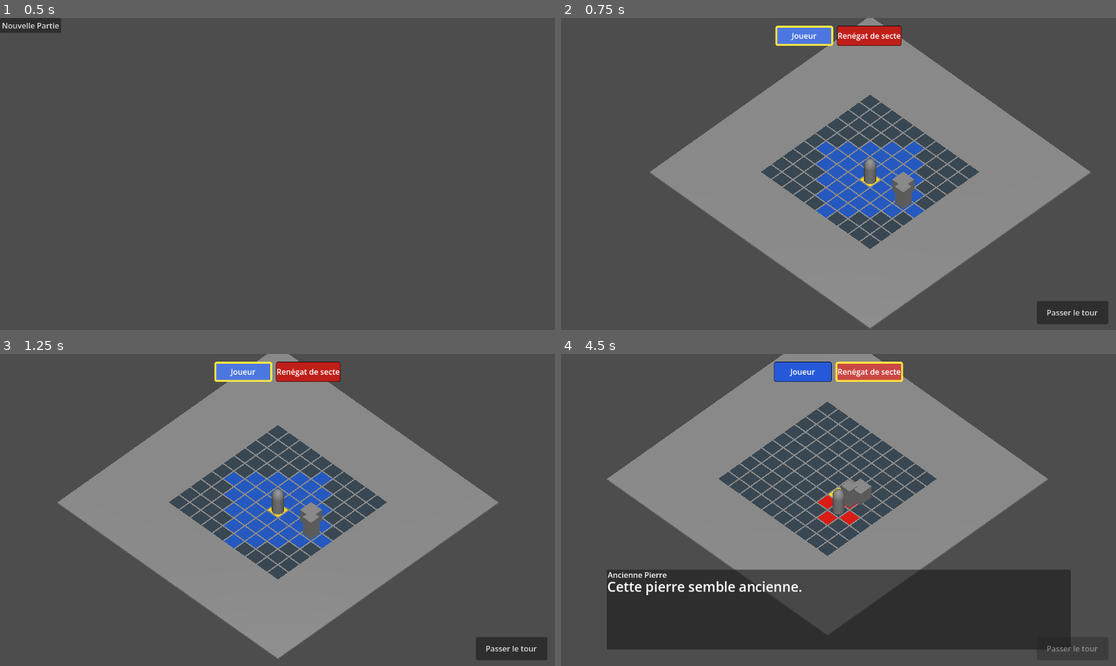
Above: before the commit, frames 1-4 (two rows, left to right).
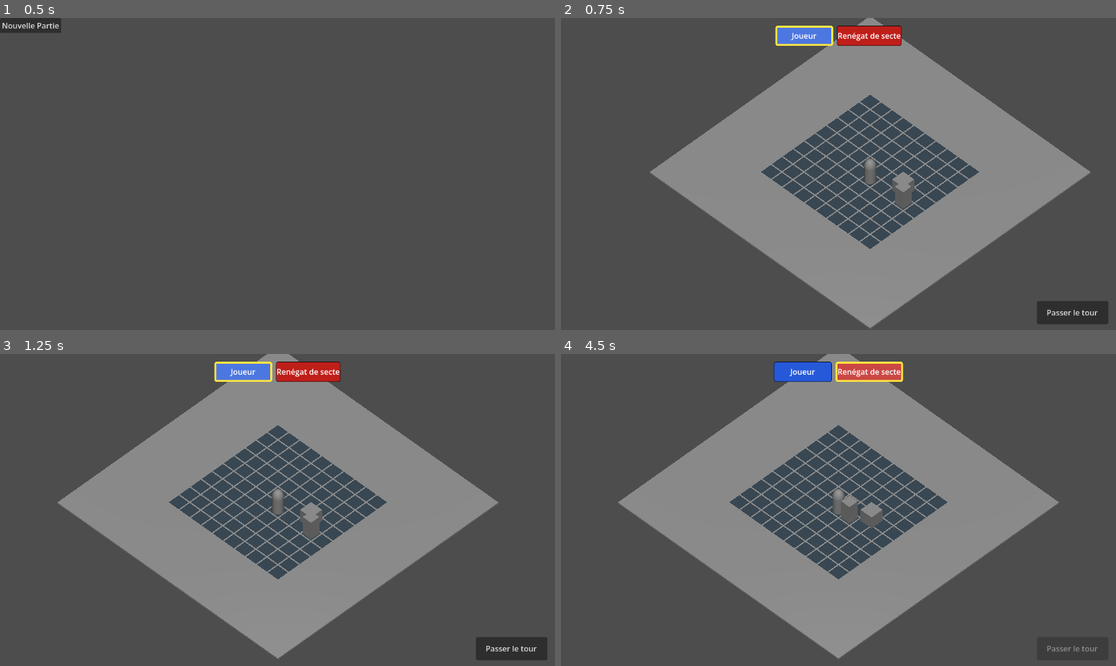
Above: after the commit, the same moments.

Repository: sillpct/lagoutte
Game: Godot game, scene res://scenes/main/main.tscn
Two runs of this game, one before a commit and one after it. Both use one fixed random seed, a clock stepped at 60 frames per second and the inputs below.
Inputs (mouse positions are in pixels of both pictures, inside the frame that each line leads up to):
- Up to frame 1 (0.5 s): no input
- Up to frame 2 (0.75 s): click "Nouvelle Partie" at 0.5 s
- Up to frame 3 (1.25 s): no input
- Up to frame 4 (4.5 s): tap Enter (ui_accept) at 1.25, 1.52, 1.82, 2.27, 2.3, 2.57, 3.77, 4.07 s; move the mouse to (960, 494) at 1.27 s; hold Right (ui_right) 1.28-2.03 s; hold A (toggle_attack_mode) 1.28-2.03 s; click (960, 494) at 1.42 s; tap M (toggle_movement_mode, bound only after the commit) at 1.55, 2.1, 3.8 s; move the mouse to (727, 525) at 2.02 s; hold Down (ui_down) 2.03-2.78 s; click (727, 525) at 2.17 s; move the mouse to (894, 441) at 2.77 s; hold Right (ui_right) 2.78-3.53 s; hold Enter (ui_accept) 2.78-3.53 s; click (894, 441) at 2.92 s; tap A (toggle_attack_mode) at 3.05 s; move the mouse to (810, 572) at 3.52 s; hold Up (ui_up) 3.53-4.28 s; tap T (end_turn) at 3.6 s; click (810, 572) at 3.67 s; move the mouse to (1005, 556) at 4.27 s; hold Left (ui_left) from 4.28 s (still down); hold E (interact) from 4.28 s (still down); click (1005, 556) at 4.42 s

Frame 1 is identical in both runs. In frame 2, 2.9% of the frame differs, in the area x 45-66%, y 39-65%; in frame 3, 2.9%; in frame 4, 33%, in the area x 8-92%, y 0-98%.

Commit message:
feat: modes de combat explicites (neutre / déplacement / attaque)

Diff:
--- a/project.godot
+++ b/project.godot
@@ -38,6 +38,11 @@
 "events": [Object(InputEventKey,"resource_local_to_scene":false,"resource_name":"","device":0,"window_id":0,"alt_presse …(189 unchanged characters)…
 ]
 }
+toggle_movement_mode={
+"deadzone": 0.2,
+"events": [Object(InputEventKey,"resource_local_to_scene":false,"resource_name":"","device":0,"window_id":0,"alt_pressed":false,"shift_pressed":false,"ctrl_pressed":false,"meta_pressed":false,"pressed":false,"keycode":77,"physical_keycode":0,"key_label":0,"unicode":0,"location":0,"echo":false,"script":null)
+]
+}
 
 [physics]
 
--- a/scenes/combat/combat_attack.gd
+++ b/scenes/combat/combat_attack.gd
@@ -11,7 +11,6 @@
 @export var combat_movement: CombatMovement
 @export var active_unit: Node3D
 
-var _attack_mode_active := false
 var _attack_cells: Array[Vector2i] = []
 var _event_bus = null
 
@@ -29,11 +28,11 @@
 		return
 
 	if event.is_action_pressed("toggle_attack_mode"):
-		set_attack_mode_active(not _attack_mode_active)
+		combat_movement.toggle_attack_mode()
 		get_viewport().set_input_as_handled()
 		return
 
-	if not _attack_mode_active:
+	if not is_attack_mode_active():
 		return
 
 	if event is InputEventMouseButton:
@@ -46,20 +45,11 @@
 		get_viewport().set_input_as_handled()
 
 func is_attack_mode_active() -> bool:
-	return _attack_mode_active
-
-func set_attack_mode_active(is_active: bool) -> void:
-	_attack_mode_active = is_active
-	if _attack_mode_active:
-		_refresh_attack_cells()
-		print("Mode attaque : actif")
-	else:
-		print("Mode attaque : inactif")
-		combat_movement._refresh_reachable_cells()
+	return combat_movement != null and combat_movement.is_attack_mode_active()
 
 func try_attack_selected_cell() -> void:
 	if try_attack(active_unit, combat_movement.cursor_cell):
-		set_attack_mode_active(false)
+		combat_movement.set_neutral_mode()
 
 func try_attack(attacker: Node3D, target_cell: Vector2i) -> bool:
 	if combat_manager.get_current_unit() != attacker:
@@ -130,7 +120,7 @@
 func get_attack_cells() -> Array[Vector2i]:
 	return get_attack_cells_for(active_unit)
 
-func _refresh_attack_cells() -> void:
+func refresh_attack_cells() -> void:
 	_attack_cells = get_attack_cells()
 	print("Cases d'attaque : ", _attack_cells)
 	refresh_attack_display()
@@ -146,6 +136,6 @@
 	grid.set_cell_color(combat_movement.cursor_cell.x, combat_movement.cursor_cell.y, CURSOR_CELL_COLOR)
 
 func _on_turn_started(unit: Node) -> void:
-	if unit != active_unit or not _attack_mode_active:
+	if unit != active_unit or not is_attack_mode_active():
 		return
-	_refresh_attack_cells()
+	refresh_attack_cells()
--- a/scenes/combat/combat_movement.gd
+++ b/scenes/combat/combat_movement.gd
@@ -1,5 +1,11 @@
 class_name CombatMovement
 extends Node
+
+enum PlayerCombatMode {
+	NEUTRAL,
+	MOVEMENT,
+	ATTACK,
+}
 
 const START_CELL := Vector2i(5, 5)
 const NORMAL_CELL_COLOR := Color(0.22, 0.28, 0.32)
@@ -12,6 +18,7 @@
 @export var combat_attack: Node
 
 var cursor_cell := START_CELL
+var current_mode := PlayerCombatMode.NEUTRAL
 var _reachable_cells: Array[Vector2i] = []
 var _event_bus = null
 
@@ -31,7 +38,7 @@
 		return
 
 	cursor_cell = START_CELL
-	_refresh_reachable_cells()
+	set_combat_mode(PlayerCombatMode.NEUTRAL)
 	print(
 		"Case (5, 5) — occupant : ", grid.get_occupant(5, 5),
 		" | libre : ", grid.is_cell_free(5, 5)
@@ -47,11 +54,16 @@
 	if event is InputEventMouseButton:
 		if event.button_index == MOUSE_BUTTON_LEFT and event.pressed:
 			_update_cursor_from_mouse(event.position)
-			if is_attack_mode_active():
+			if is_attack_mode_active() or is_neutral_mode_active():
 				return
 			_try_move_to_cursor()
 			get_viewport().set_input_as_handled()
 			return
+
+	if event.is_action_pressed("toggle_movement_mode"):
+		toggle_movement_mode()
+		get_viewport().set_input_as_handled()
+		return
 
 	var cursor_delta := Vector2i.ZERO
 	if event.is_action_pressed("ui_up"):
@@ -63,13 +75,15 @@
 	elif event.is_action_pressed("ui_right"):
 		cursor_delta.x += 1
 	elif event.is_action_pressed("ui_accept"):
-		if is_attack_mode_active():
+		if is_attack_mode_active() or is_neutral_mode_active():
 			return
 		_try_move_to_cursor()
 		get_viewport().set_input_as_handled()
 		return
 
 	if cursor_delta == Vector2i.ZERO:
+		return
+	if is_neutral_mode_active():
 		return
 
 	_move_cursor(cursor_delta)
@@ -163,16 +177,18 @@
 	print("Cases atteignables : ", _reachable_cells)
 	_refresh_display()
 
-func _on_turn_started(unit: Node) -> void:
-	if unit != active_unit:
-		return
-	_refresh_reachable_cells()
+func _on_turn_started(_unit: Node) -> void:
+	set_combat_mode(PlayerCombatMode.NEUTRAL)
 
 func _refresh_display() -> void:
 	if is_attack_mode_active():
 		combat_attack.refresh_attack_display()
 		return
 
+	if is_neutral_mode_active():
+		_refresh_neutral_display()
+		return
+
 	for row in range(grid.grid_height):
 		for col in range(grid.grid_width):
 			grid.set_cell_color(col, row, NORMAL_CELL_COLOR)
@@ -182,9 +198,48 @@
 
 	grid.set_cell_color(cursor_cell.x, cursor_cell.y, CURSOR_CELL_COLOR)
 
+func _refresh_neutral_display() -> void:
+	for row in range(grid.grid_height):
+		for col in range(grid.grid_width):
+			grid.set_cell_color(col, row, NORMAL_CELL_COLOR)
+
+func set_combat_mode(new_mode: PlayerCombatMode) -> void:
+	if new_mode != PlayerCombatMode.NEUTRAL and combat_manager.get_current_unit() != active_unit:
+		return
+
+	current_mode = new_mode
+	match current_mode:
+		PlayerCombatMode.NEUTRAL:
+			print("Mode combat : neutre")
+			_refresh_neutral_display()
+		PlayerCombatMode.MOVEMENT:
+			print("Mode combat : déplacement")
+			_refresh_reachable_cells()
+		PlayerCombatMode.ATTACK:
+			print("Mode combat : attaque")
+			if combat_attack != null and combat_attack.has_method("refresh_attack_cells"):
+				combat_attack.refresh_attack_cells()
+
+func set_neutral_mode() -> void:
+	set_combat_mode(PlayerCombatMode.NEUTRAL)
+
+func toggle_movement_mode() -> void:
+	if is_movement_mode_active():
+		set_combat_mode(PlayerCombatMode.NEUTRAL)
+	else:
+		set_combat_mode(PlayerCombatMode.MOVEMENT)
+
+func toggle_attack_mode() -> void:
+	if is_attack_mode_active():
+		set_combat_mode(PlayerCombatMode.NEUTRAL)
+	else:
+		set_combat_mode(PlayerCombatMode.ATTACK)
+
+func is_neutral_mode_active() -> bool:
+	return current_mode == PlayerCombatMode.NEUTRAL
+
+func is_movement_mode_active() -> bool:
+	return current_mode == PlayerCombatMode.MOVEMENT
+
 func is_attack_mode_active() -> bool:
-	return (
-		combat_attack != null
-		and combat_attack.has_method("is_attack_mode_active")
-		and combat_attack.is_attack_mode_active()
-	)
+	return current_mode == PlayerCombatMode.ATTACK
